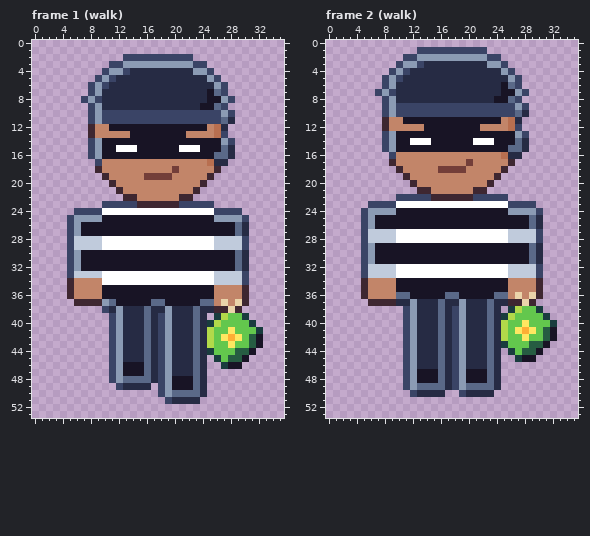
One commit to this pixel-art file: art/depths/thief@75.aseprite. This is how it looked before the edit.
36x54 pixels, 8 frames. Shown: frame 1 (walk), frame 2 (walk). The commit also changed other frames, which this record leaves out.
New version:
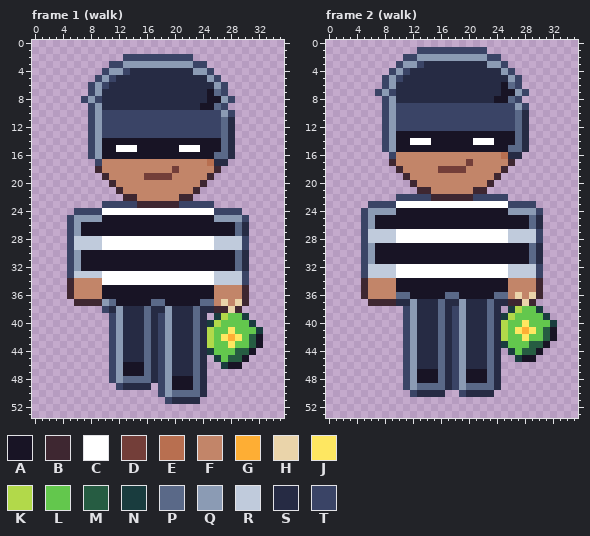
Palette (. is transparent): A #181425  B #3e2731  C #ffffff  D #733e39  E #b86f50  F #c28569  G #feae34  H #ead4aa  J #fee761  K #b2d94a  L #63c74d  M #265c42  N #193c3e  P #5a6988  Q #8b9bb4  R #c0cbdc  S #262b44  T #3a4466
Log entry: Close the thief's beanie band down onto his mask, so no sliver of skin shows at his temples
The edit:
Frame 1 (walk):
y 12: x 8..28 BFFAAAAAAAAAAAAAAFES. -> TQTTTTTTTTTTTTTTTTTPS
y 13: x 8..28 BFFFFFAAAAAAAAFFFFET. -> TQTTTTTTTTTTTTTTTTTPS
y 14: x 27..28 QT -> PS
Frame 2 (walk):
y 11: x 8..28 BFFAAAAAAAAAAAAAAFES. -> TQTTTTTTTTTTTTTTTTTPS
y 12: x 8..28 BFFFFFAAAAAAAAFFFFET. -> TQTTTTTTTTTTTTTTTTTPS
y 13: x 27..28 QT -> PS
